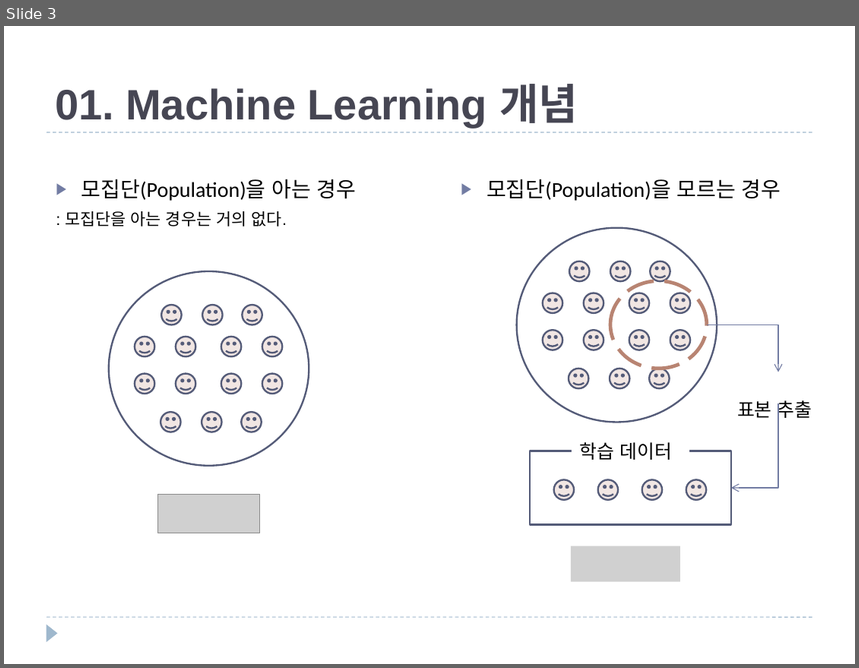
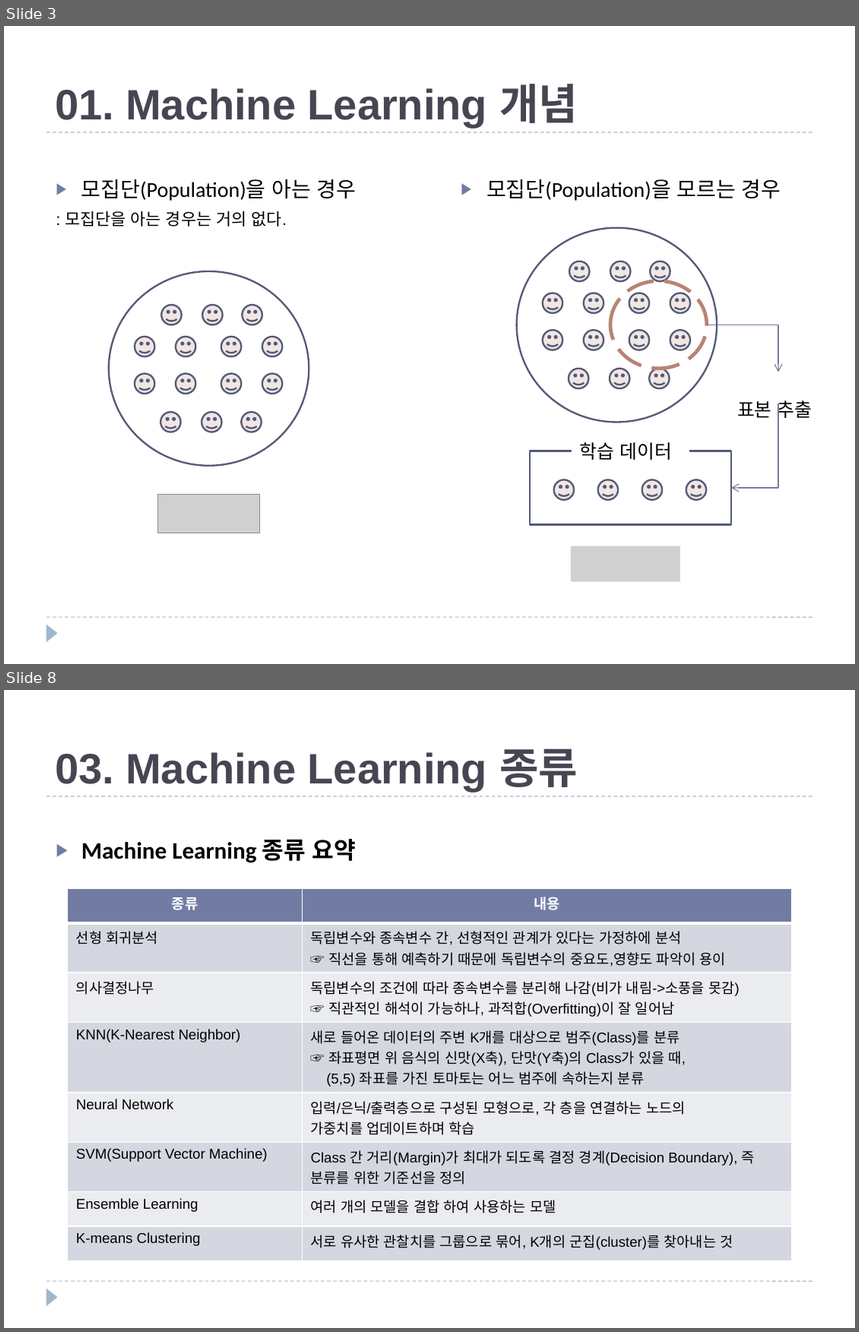
Before and after one commit to JXXA/JXXAGit, a slide deck: Machine Learning 개념과 종류.pptx. Shown one above the other, each under a label of ours: slide 3 before the commit, slides 3 and 8 after it; the slides between them are not shown. The pictures are 859x668 and 859x1332 pixels, drawn with LibreOffice and Linux fonts; fonts in the diff are those of the drawing; grey boxes stand for pictures. Boxes give left, top, right and bottom in pixels: in the first picture for what was removed or moved away, otherwise in the second. Text is boxed around its words. In the diff, an @@ line names an element or a change of style, - is before the commit and + after.

Commit message:
Update Machine Learning 개념과 종류.pptx
2020.10.13 지도/비지도학습 외 ML 종류 정리

```diff
--- a/Machine Learning 개념과 종류.pptx
+++ b/Machine Learning 개념과 종류.pptx
@@ slide 8 added at (x1=4, y1=690, x2=855, y2=1328), background #FFFFFF; not listed: 3 template elements that a slide beside it also shows @@
@@ title added at (x1=55, y1=749, x2=578, y2=791), 36 pt, text #464653, bold @@
+03. Machine Learning 종류
@@ text added at (x1=82, y1=839, x2=356, y2=863), 20 pt, text #000000, bold @@
+▶ Machine Learning 종류 요약
@@ table added at (x1=68, y1=888, x2=792, y2=1253), 8 rows, 2 columns @@
+종류 | 내용
+선형 회귀분석 | 독립변수와 종속변수 간, 선형적인 관계가 있다는 가정하에 분석 / ☞ 직선을 통해 예측하기 때문에 독립변수의 중요도,영향도 파악이 용이
+의사결정나무 | 독립변수의 조건에 따라 종속변수를 분리해 나감(비가 내림->소풍을 못감) / ☞ 직관적인 해석이 가능하나, 과적합(Overfitting)이 잘 일어남
+KNN(K-Nearest Neighbor) | 새로 들어온 데이터의 주변 K개를 대상으로 범주(Class)를 분류 / ☞ 좌표평면 위 음식의 신맛(X축), 단맛(Y축)의 Class가 있을 때, / (5,5) 좌표를 가진 토마토는 어느 범주에 속하는지 분류
+Neural Network | 입력/은닉/출력층으로 구성된 모형으로, 각 층을 연결하는 노드의 / 가중치를 업데이트하며 학습
+SVM(Support Vector Machine) | Class 간 거리(Margin)가 최대가 되도록 결정 경계(Decision Boundary), 즉 분류를 위한 기준선을 정의
+Ensemble Learning | 여러 개의 모델을 결합 하여 사용하는 모델
+K-means Clustering | 서로 유사한 관찰치를 그룹으로 묶어, K개의 군집(cluster)를 찾아내는 것
```
Also in this commit, not shown: 4 other slides added.
